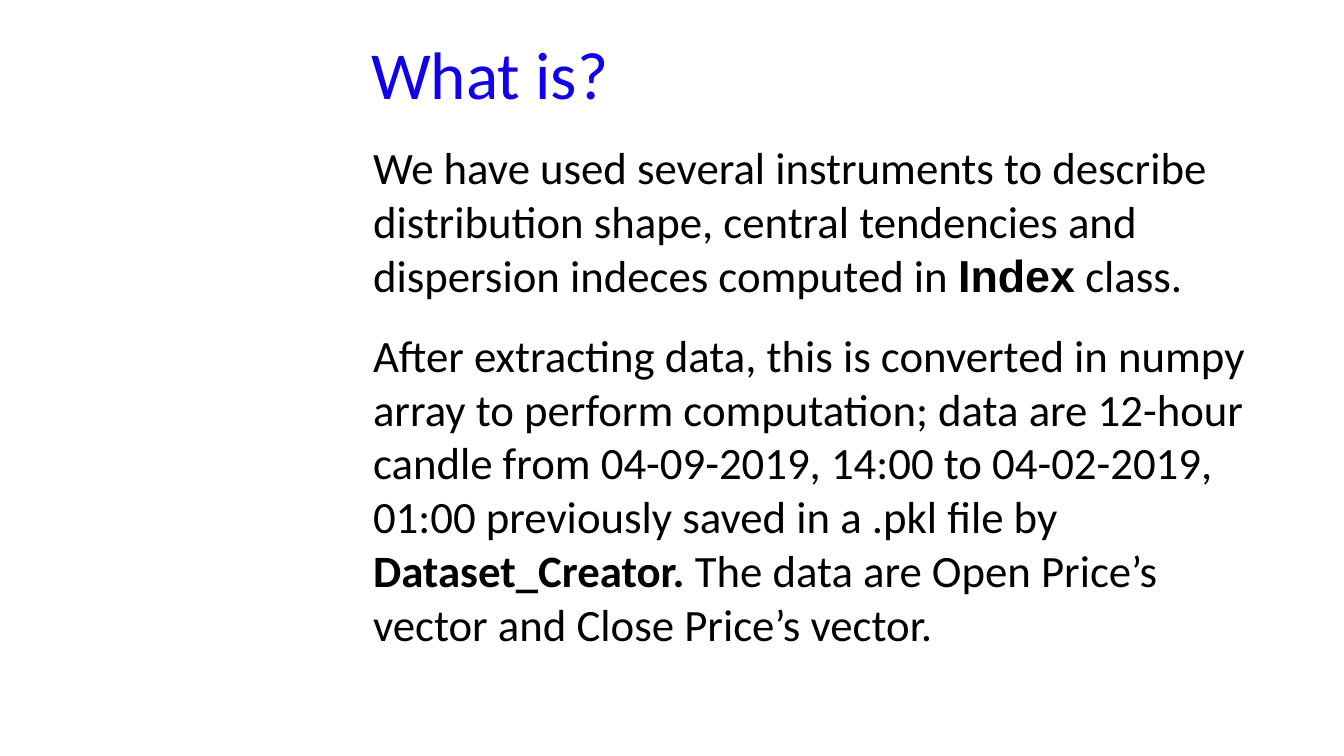
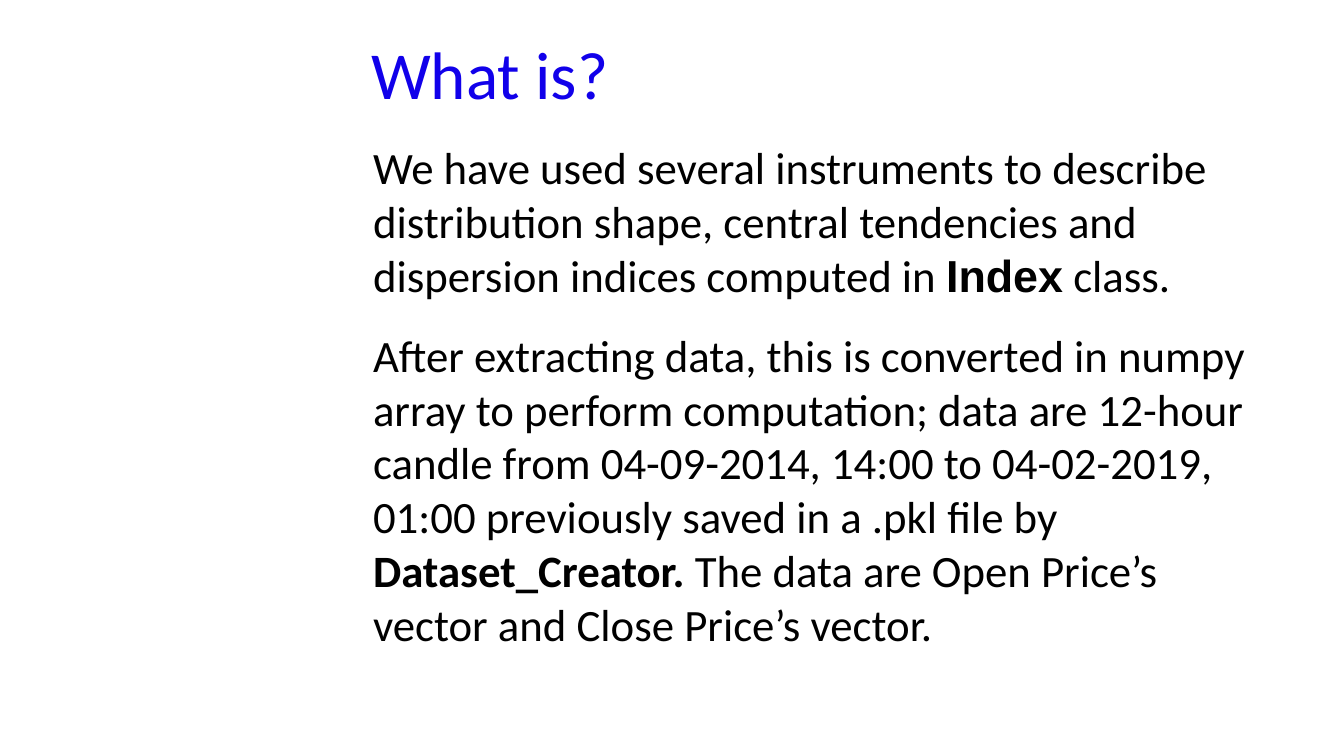
Before and after one commit to GabriM97/CryptoWolf, a slide deck: slide 34 of Student Presentation/Student_Presentation.odp. Drawn at 1344x756 pixels with LibreOffice and Linux fonts; fonts in the diff are those of the drawing; background and template pictures are left out. Boxes give left, top, right and bottom in pixels: in the first picture for what was removed or moved away, otherwise in the second. Text is boxed around its words. In the diff, an @@ line names an element or a change of style, - is before the commit and + after.

Commit message:
fix index, report, slides

```diff
--- a/Student Presentation/Student_Presentation.odp
+++ b/Student Presentation/Student_Presentation.odp
@@ text at (x1=373, y1=153, x2=1244, y2=642): text changed @@
-We have used several instruments to describe distribution shape, central tendencies and dispersion indeces computed in Index class.
-After extracting data, this is converted in numpy array to perform computation; data are 12-hour candle from 04-09-2019, 14:00 to 04-02-2019, 01:00 previously saved in a .pkl file by Dataset_Creator. The data are Open Price’s vector and Close Price’s vector.
+We have used several instruments to describe distribution shape, central tendencies and dispersion indices computed in Index class.
+After extracting data, this is converted in numpy array to perform computation; data are 12-hour candle from 04-09-2014, 14:00 to 04-02-2019, 01:00 previously saved in a .pkl file by Dataset_Creator. The data are Open Price’s vector and Close Price’s vector.
```
Also in this commit, not shown: 9 other slides changed, 2 slides added, 3 other files.
